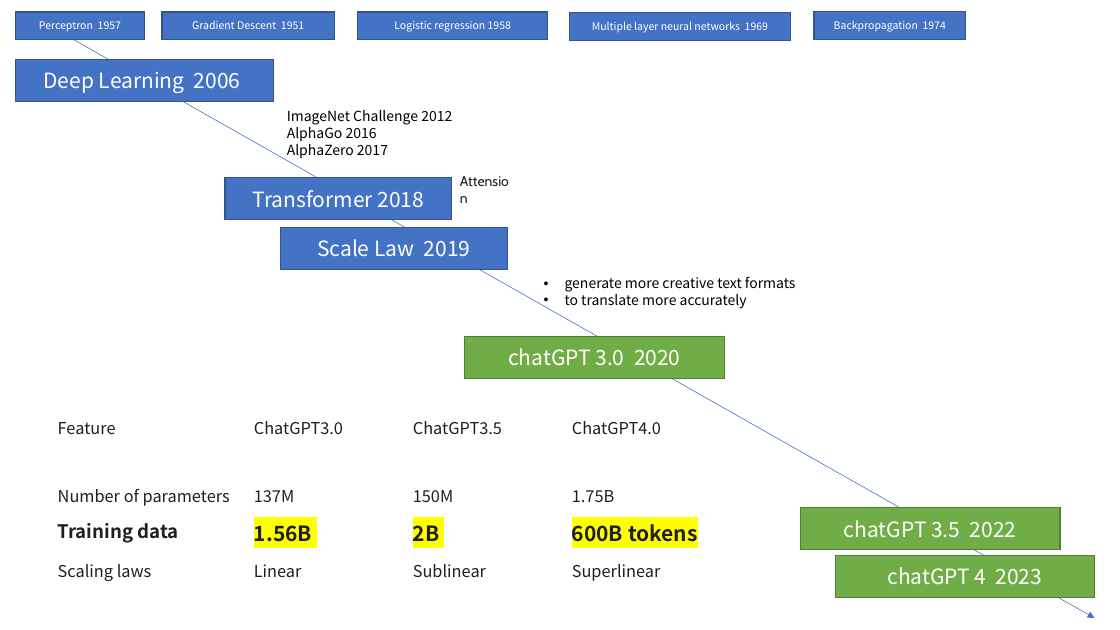
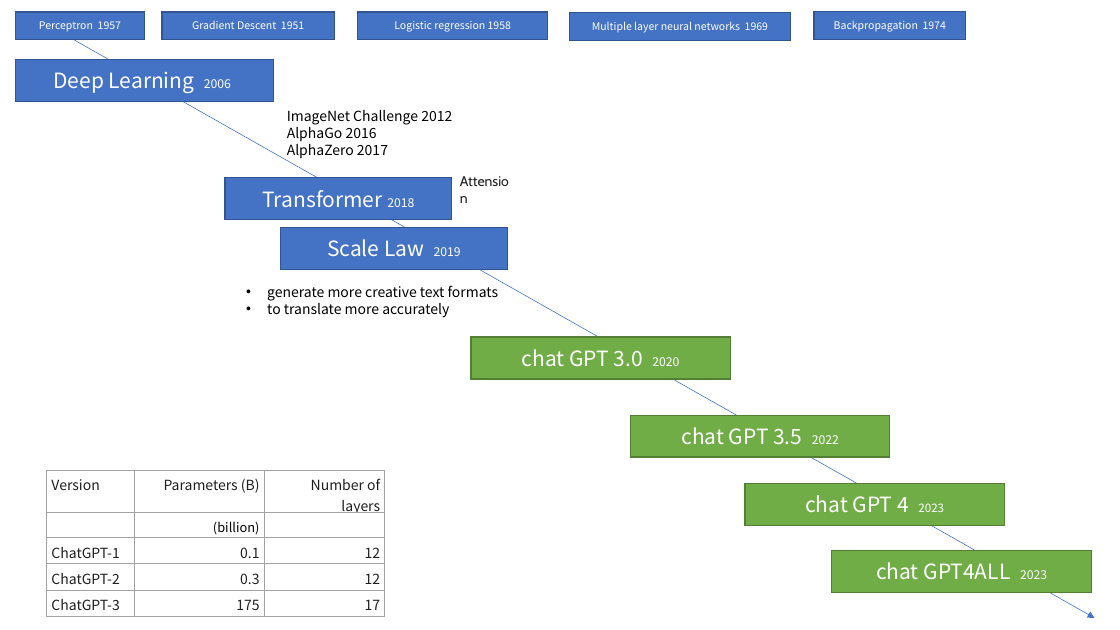
Before and after one commit to MigoJJ/AI_2023.07, a slide deck: slide 3 of AI_07_2023.08.08 - reference.pptx. Drawn at 1120x630 pixels with LibreOffice and Linux fonts; fonts in the diff are those of the drawing. Boxes give left, top, right and bottom in pixels: in the first picture for what was removed or moved away, otherwise in the second. Text is boxed around its words. In the diff, an @@ line names an element or a change of style, - is before the commit and + after.

Commit message:
Add files via upload
2023.07.26

```diff
--- a/AI_07_2023.08.08 - reference.pptx
+++ b/AI_07_2023.08.08 - reference.pptx
@@ rectangle "Deep Learning 2006" at [15, 60, 273, 102]: size 18 to 10.5 pt in "2006" @@
@@ rectangle "Transformer 2018" at [225, 177, 452, 219]: size 18 to 10.5 pt in "2018" @@
@@ rectangle "Scale Law 2019" at [281, 228, 507, 270]: size 18 to 10.5 pt in "2019" @@
@@ text "generate more creative text formats": place and size @@
-text "generate more creative text formats" at [565, 276, 796, 309]
+text "generate more creative text formats" at [267, 285, 499, 318]
@@ rectangle "chat GPT 3.0 2020": place and size @@
-rectangle "chat GPT 3.0 2020" at [465, 336, 724, 378]
+rectangle "chat GPT 3.0 2020" at [471, 337, 731, 379]
@@ text in rectangle at [522, 349, 679, 367]: spaces changed @@
-chatGPT 3.0 2020
+chat GPT 3.0 2020
@@ table removed at [53, 412, 716, 588], 5 rows, 4 columns @@
-Feature | ChatGPT3.0 | ChatGPT3.5 | ChatGPT4.0
- |  |  | 
-Number of parameters | 137M | 150M | 1.75B
-Training data | 1.56B | 2B | 600B tokens
-Scaling laws | Linear | Sublinear | Superlinear
@@ rectangle "chat GPT 3.5 2022": place and size @@
-rectangle "chat GPT 3.5 2022" at [801, 507, 1060, 549]
+rectangle "chat GPT 3.5 2022" at [630, 415, 890, 457]
@@ text in rectangle at [681, 427, 839, 445]: spaces changed @@
-chatGPT 3.5 2022
+chat GPT 3.5 2022
@@ table added at [47, 471, 386, 614], 5 rows, 3 columns @@
+Version | Parameters (B) | Number of layers
+ | (billion) | 
+ChatGPT-1 | 0.1 | 12
+ChatGPT-2 | 0.3 | 12
+ChatGPT-3 | 175 | 17
@@ rectangle "chat GPT 4 2023": place and size @@
-rectangle "chat GPT 4 2023" at [835, 555, 1095, 597]
+rectangle "chat GPT 4 2023" at [745, 484, 1005, 526]
@@ text in rectangle at [805, 495, 944, 513]: spaces changed @@
-chatGPT 4 2023
+chat GPT 4 2023
@@ rectangle added at [832, 550, 1091, 592], fill #70AD47, outline #538035 1 pt, 18 pt, text #FFFFFF @@
+chat GPT4ALL 2023
```
Also in this commit, not shown: 4 slides added.
